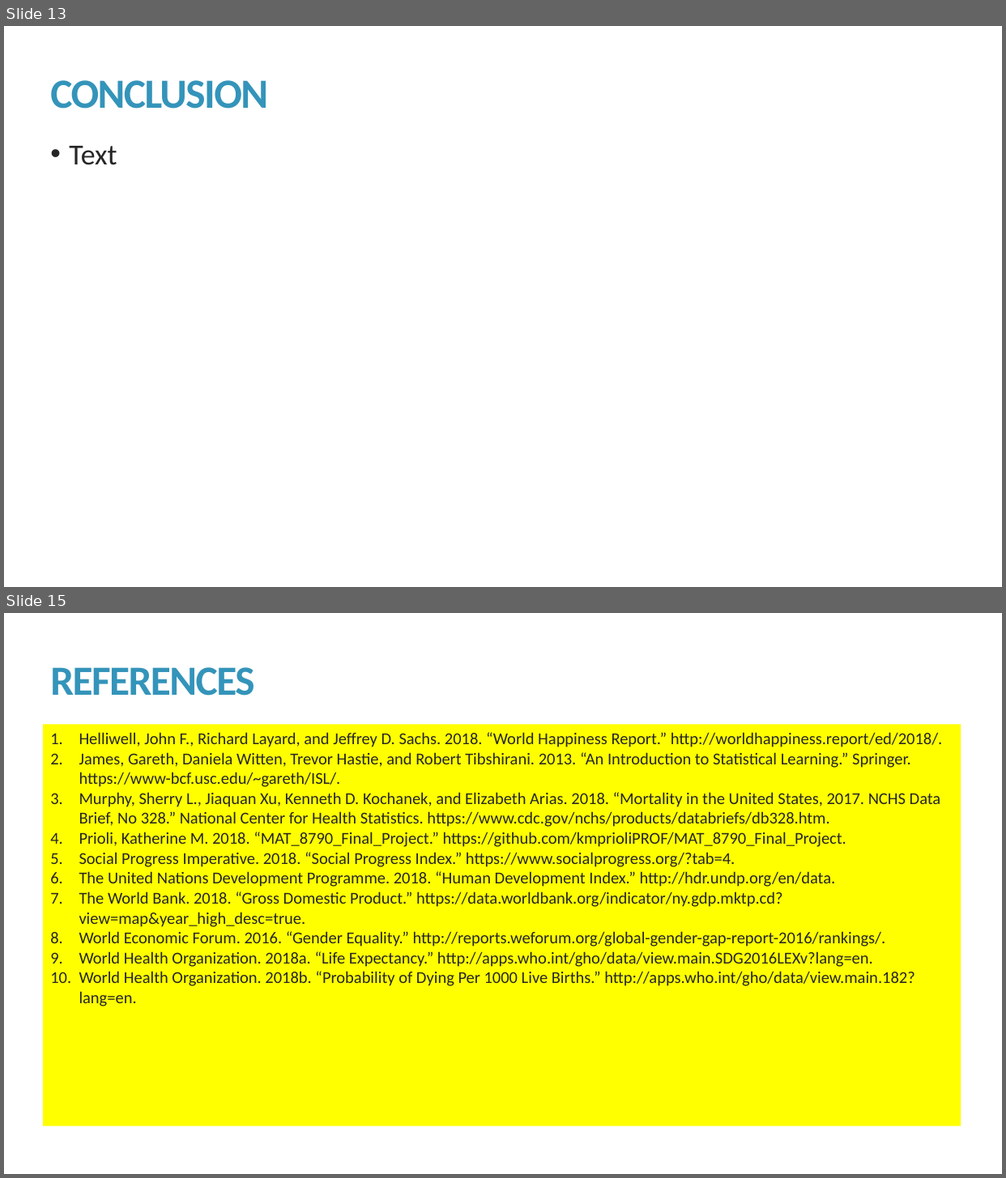
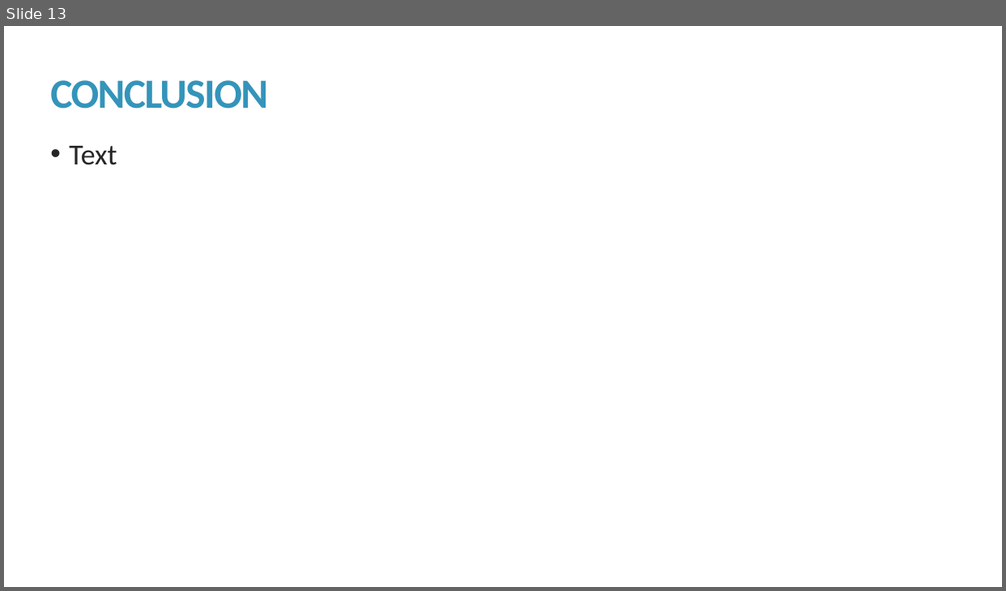
Before and after one commit to kmprioliPROF/MAT_8444_Final_Project, a slide deck: Prioli_Final_Proj.pptx. Shown one above the other, each under a label of ours: slides 13 and 15 before the commit, slide 13 after it; the slides between them are not shown. The pictures are 1006x1178 and 1006x591 pixels, drawn with LibreOffice and Linux fonts; fonts in the diff are those of the drawing. Boxes give left, top, right and bottom in pixels: in the first picture for what was removed or moved away, otherwise in the second. Text is boxed around its words. In the diff, an @@ line names an element or a change of style, - is before the commit and + after.

```diff
--- a/Prioli_Final_Proj.pptx
+++ b/Prioli_Final_Proj.pptx
@@ slide 15 removed at (4, 613, 1002, 1174), background #FFFFFF @@
@@ title removed at (50, 667, 254, 696) @@
-REFERENCES
@@ text removed at (43, 725, 961, 1127) @@
-1. Helliwell, John F., Richard Layard, and Jeffrey D. Sachs. 2018. “World Happiness Report.” http://worldhappiness.report/ed/2018/.
-2. James, Gareth, Daniela Witten, Trevor Hastie, and Robert Tibshirani. 2013. “An Introduction to Statistical Learning.” Springer. https://www-bcf.usc.edu/~gareth/ISL/.
-3. Murphy, Sherry L., Jiaquan Xu, Kenneth D. Kochanek, and Elizabeth Arias. 2018. “Mortality in the United States, 2017. NCHS Data Brief, No 328.” National Center for Health Statistics. https://www.cdc.gov/nchs/products/databriefs/db328.htm.
-4. Prioli, Katherine M. 2018. “MAT_8790_Final_Project.” https://github.com/kmprioliPROF/MAT_8790_Final_Project.
-5. Social Progress Imperative. 2018. “Social Progress Index.” https://www.socialprogress.org/?tab=4.
-6. The United Nations Development Programme. 2018. “Human Development Index.” http://hdr.undp.org/en/data.
-7. The World Bank. 2018. “Gross Domestic Product.” https://data.worldbank.org/indicator/ny.gdp.mktp.cd?view=map&year_high_desc=true.
-8. World Economic Forum. 2016. “Gender Equality.” http://reports.weforum.org/global-gender-gap-report-2016/rankings/.
-9. World Health Organization. 2018a. “Life Expectancy.” http://apps.who.int/gho/data/view.main.SDG2016LEXv?lang=en.
-10. World Health Organization. 2018b. “Probability of Dying Per 1000 Live Births.” http://apps.who.int/gho/data/view.main.182?lang=en.
```
Also in this commit, not shown: 7 slides changed, 1 slide added, 1 other file.
